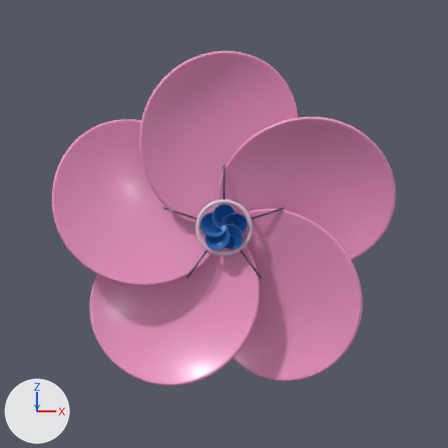
The Blender file pages/smile-flower/assets/flower.blend as it was, and as the next commit left it.
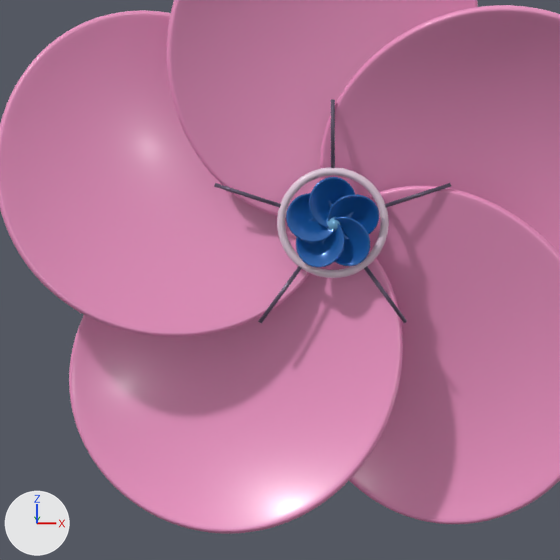
Old and new are each drawn from the file's camera 'Flower Camera' and again close up on the part from 12% to 76% of the width and 25% to 89% of the height. Lighting does not change. The marker at lower left points along +X, +Y and +Z. The first two pictures are the older version.

The first close-up shows 'Flower'.
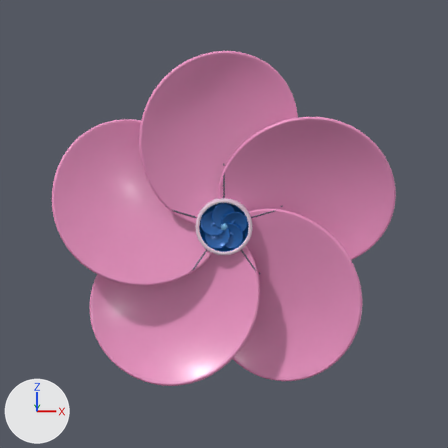
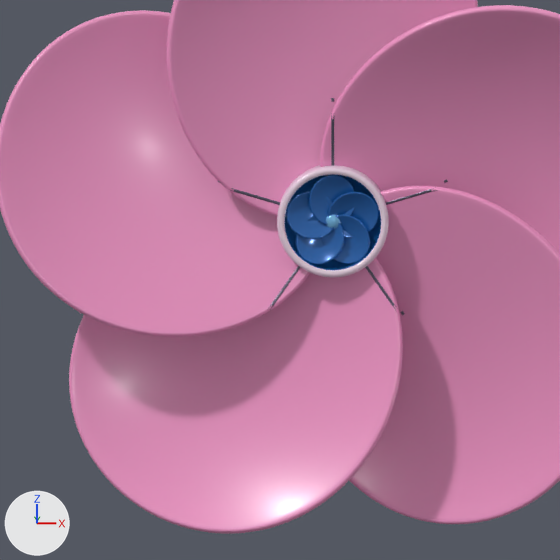
Patch to the scene script:
```diff
--- a/pages/smile-flower/assets/flower.blend.py
+++ b/pages/smile-flower/assets/flower.blend.py
@@ me_five_outer_petals_and_a_miniature_five_petal_blue_flower_002 @@
 # used by ob_flower; location = (0.0, 0.0, 0.0)
-me_five_outer_petals_and_a_miniature_five_petal_blue_flower_002.from_pydata(...)  # 39162 vertices, 40034 faces; spans x -0.98..0.98, y -0.23..0.02, z -0.91..1.01
+me_five_outer_petals_and_a_miniature_five_petal_blue_flower_002.from_pydata(...)  # 40828 vertices, 41744 faces; spans x -0.98..0.98, y -0.23..0.02, z -0.91..1.01
+# me_five_outer_petals_and_a_miniature_five_petal_blue_flower_002 part 1: the loose piece of 1922 vertices spanning x -0.07..0.07, y -0.23..-0.17, z -0.01..0.14 is scaled about its middle by (0.992, 0.582, 0.992), then moved by (0.0, 0.06, 0.0)
+# me_five_outer_petals_and_a_miniature_five_petal_blue_flower_002 part 2: the loose piece of 1922 vertices spanning x -0.03..0.11, y -0.23..-0.17, z -0.12..0.02 is scaled about its middle by (0.992, 0.582, 0.992), then moved by (0.0, 0.06, 0.0)
+# me_five_outer_petals_and_a_miniature_five_petal_blue_flower_002 part 3: the loose piece of 1922 vertices spanning x -0.11..0.03, y -0.23..-0.17, z -0.12..0.02 is scaled about its middle by (0.992, 0.582, 0.992), then moved by (0.0, 0.06, 0.0)
+# me_five_outer_petals_and_a_miniature_five_petal_blue_flower_002 part 4: the loose piece of 1922 vertices spanning x -0.14..0.01, y -0.23..-0.17, z -0.05..0.09 is scaled about its middle by (0.992, 0.582, 0.992), then moved by (0.0, 0.06, 0.0)
+# me_five_outer_petals_and_a_miniature_five_petal_blue_flower_002 part 5: the loose piece of 1986 vertices spanning x -0.02..0.02, y -0.2..-0.18, z -0.02..0.02 is moved by (0.0, 0.05, 0.0)
+# me_five_outer_petals_and_a_miniature_five_petal_blue_flower_002 part 6: the loose piece of 1922 vertices spanning x -0.02..0.13, y -0.23..-0.17, z -0.05..0.09 is deleted
+# me_five_outer_petals_and_a_miniature_five_petal_blue_flower_002 part 7: 86 vertices moved within x -0.16..0.16, y -0.16..-0.15, z -0.15..0.16; 1341 vertices removed from x -0.34..0.34, y -0.18..-0.15, z -0.29..0.36; 4929 vertices added at x -0.33..0.33, y -0.16..-0.04, z -0.29..0.35
 me_five_outer_petals_and_a_miniature_five_petal_blue_flower_002.materials.append(mat_flower___rose_porcelain)
```

Where the change shows, as pixel boxes (x1, y1, x2, y2) in the close-ups (560 x 560 px; the box of a moved part takes in the faces that stretch with it):
part 1 of me_five_outer_petals_and_a_miniature_five_petal_blue_flower_002, moved or reshaped
    before: (309, 177, 355, 228)
    after: (309, 175, 355, 225)
part 2 of me_five_outer_petals_and_a_miniature_five_petal_blue_flower_002, moved or reshaped
    before: (322, 217, 370, 266)
    after: (322, 214, 370, 264)
part 3 of me_five_outer_petals_and_a_miniature_five_petal_blue_flower_002, moved or reshaped
    before: (296, 217, 345, 268)
    after: (296, 215, 344, 264)
part 4 of me_five_outer_petals_and_a_miniature_five_petal_blue_flower_002, moved or reshaped
    before: (286, 193, 335, 242)
    after: (286, 191, 337, 239)
part 5 of me_five_outer_petals_and_a_miniature_five_petal_blue_flower_002, moved or reshaped
    before: (326, 217, 340, 231)
    after: (326, 215, 340, 229)
part 6 of me_five_outer_petals_and_a_miniature_five_petal_blue_flower_002, deleted (blue)
    before: (328, 194, 379, 240)
part 7 of me_five_outer_petals_and_a_miniature_five_petal_blue_flower_002, cut back
    before: (214, 99, 451, 324)
    after: (218, 98, 448, 315)
